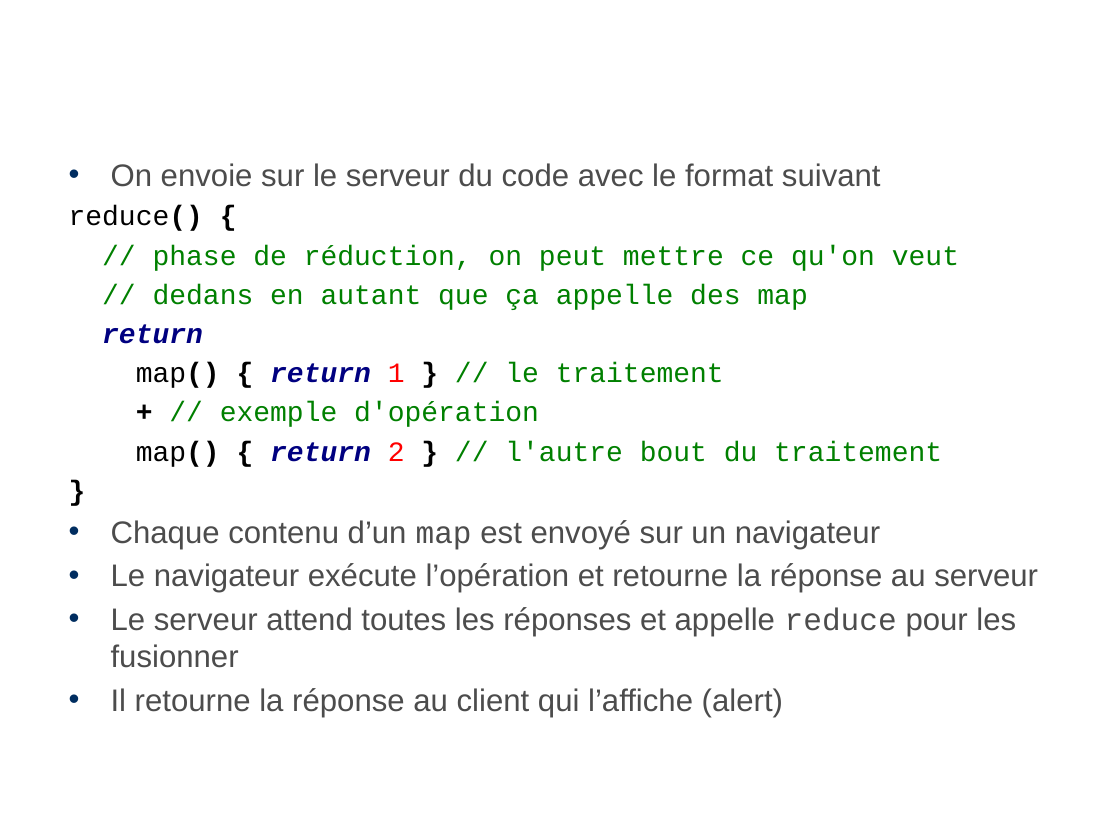
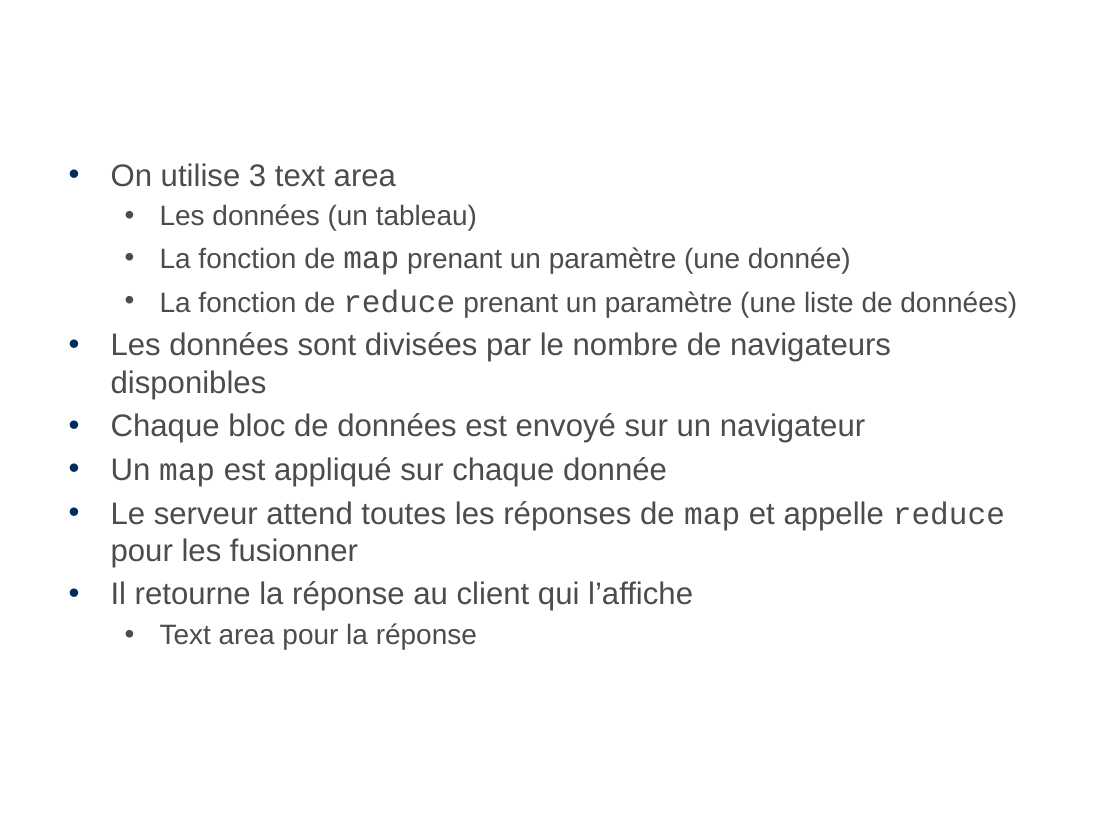
Before and after one commit to octo-technology/gridjs, a slide deck: slide 7 of Spec.pptx. Drawn at 1120x840 pixels with LibreOffice and Linux fonts; fonts in the diff are those of the drawing; background and template pictures are left out. Boxes give left, top, right and bottom in pixels: in the first picture for what was removed or moved away, otherwise in the second. Text is boxed around its words. In the diff, an @@ line names an element or a change of style, - is before the commit and + after.

Commit message:
To step 9

```diff
--- a/Spec.pptx
+++ b/Spec.pptx
@@ text at (x1=111, y1=163, x2=1017, y2=649): text changed @@
-• On envoie sur le serveur du code avec le format suivant
-reduce() {
-// phase de réduction, on peut mettre ce qu'on veut
-// dedans en autant que ça appelle des map
-return
-map() { return 1 } // le traitement
-+ // exemple d'opération
-map() { return 2 } // l'autre bout du traitement
-}
-• Chaque contenu d’un map est envoyé sur un navigateur
-• Le navigateur exécute l’opération et retourne la réponse au serveur
-• Le serveur attend toutes les réponses et appelle reduce pour les fusionner
-• Il retourne la réponse au client qui l’affiche (alert)
+• On utilise 3 text area
+  • Les données (un tableau)
+  • La fonction de map prenant un paramètre (une donnée)
+  • La fonction de reduce prenant un paramètre (une liste de données)
+• Les données sont divisées par le nombre de navigateurs disponibles
+• Chaque bloc de données est envoyé sur un navigateur
+• Un map est appliqué sur chaque donnée
+• Le serveur attend toutes les réponses de map et appelle reduce pour les fusionner
+• Il retourne la réponse au client qui l’affiche
+  • Text area pour la réponse
```
Also in this commit, not shown: 1 other slide changed, 4 slides added.
